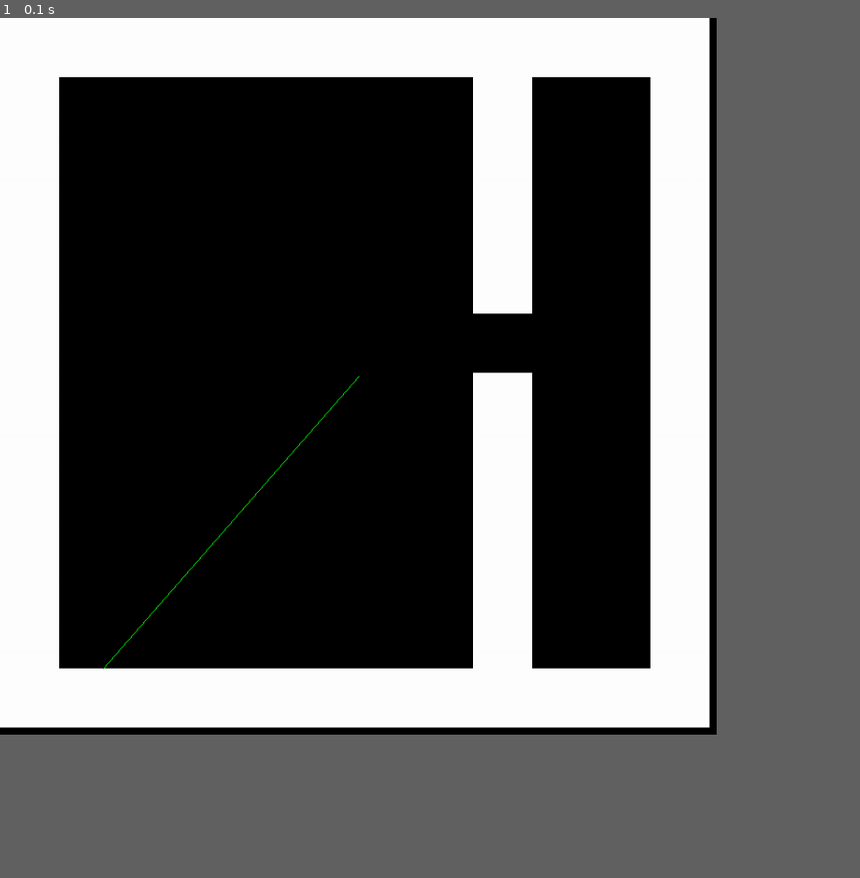
Above: before the commit, frame 1.
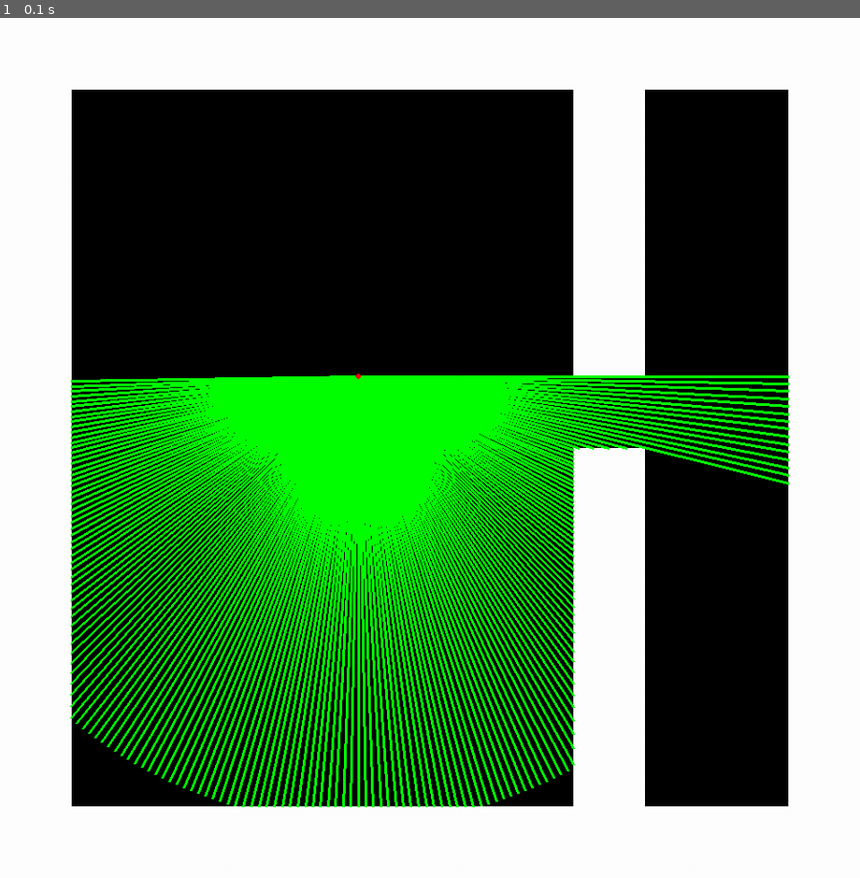
Above: after the commit, the same moment.

Repository: fedorchikthebest/doom_pygame
Game: pygame game, started from main.py
Same seed, same stepped clock (60 frames per second), same inputs: the game is played once before the commit and once after it.
Inputs:
- Up to frame 1 (0.1 s): no input
In our replay, the window is 750x750 before the commit and 900x900 after it. These sizes can differ from the game's own. Grey fills any space a smaller window leaves; there, only what the larger window draws over its background counts as a difference.

The runs differ from the first frame. In frame 1, 48% of the frame differs, in the area x 0-92%, y 0-92%.

Commit message:
Update main.py
alpha 1.0

Diff:
--- a/main.py
+++ b/main.py
@@ -1,22 +1,6 @@
 import pygame
-import sys
 import math
 import time
-
-SINS = {}
-COSS = {}
-
-i = 0
-while i < 360:
-    SINS[str(float(i))] = math.sin(i)
-    i += 0.1
-i = 0
-
-i = 0
-while i < 360:
-    COSS[str(float(i))] = math.cos(i)
-    i += 0.1
-i = 0
 
 MAP = [['#', '#', '#', '#', '#', '#', '#', '#', '#', '#', '#', '#'],
        ['#', '1', '2', '3', '1', '1', '2', '3', '#', '1', '2', '#'],
@@ -35,8 +19,8 @@
 def rng(p_x, p_y, p_a):
     i = 0
     while i < 500:
-        x = p_x - i * math.sin(p_a)
-        y = p_y + i * math.cos(p_a)
+        y = p_x + i * math.sin(p_a / 360 * 2 * math.pi)
+        x = p_y + i * math.cos(p_a / 360 * 2 * math.pi)
         if MAP[int(y) // TILE_SIZE_Y][int(x) // TILE_SIZE_X] == '#':
             break
         i += 1
@@ -56,7 +40,7 @@
 
 if __name__ == '__main__':
     pygame.init()
-    size = width, height = 800, 800
+    size = width, height = 960, 960
     screen = pygame.display.set_mode(size)
     TILE_SIZE_X = width // len(MAP[0])
     TILE_SIZE_Y = height // len(MAP)
@@ -64,6 +48,7 @@
         screen.fill((0, 0, 0))
         old_time = time.time()
         draw_map()
-        for i in range(-45, 45):
-            pygame.draw.line(screen, (0, 255, 0), (400, 400), rng(400, 400, 7))
+        for i in range(0, 180, 1):
+            pygame.draw.line(screen, (0, 255, 0), (400, 400), rng(400, 400, i), 3)
+        pygame.draw.circle(screen, (255, 0, 0), (400, 400), 3)
         pygame.display.flip()
